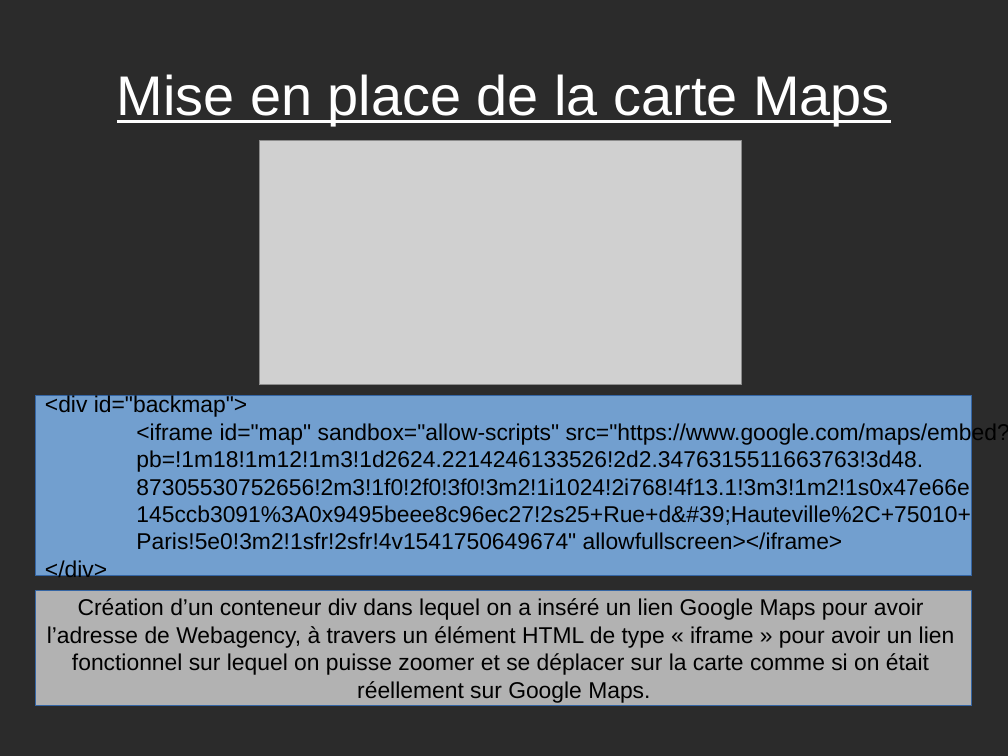
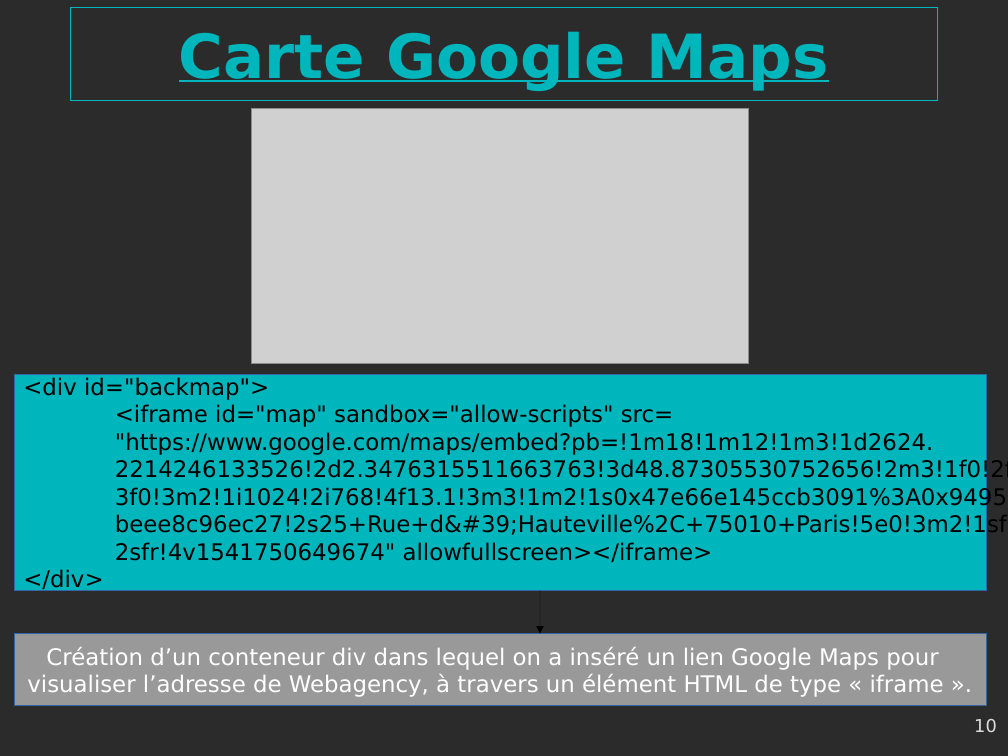
Before and after one commit to gambit13009/webagency, a slide deck: slide 10 of Webagency-presentation.odp (slide 9 before the commit). Drawn at 1008x756 pixels with LibreOffice and Linux fonts; fonts in the diff are those of the drawing; grey boxes stand for pictures; background and template pictures are left out; a plain dark background stands for a picture behind light text. Boxes give left, top, right and bottom in pixels: in the first picture for what was removed or moved away, otherwise in the second. Text is boxed around its words. In the diff, an @@ line names an element or a change of style, - is before the commit and + after.

```diff
--- a/Webagency-presentation.odp
+++ b/Webagency-presentation.odp
@@ title added at [70, 7, 938, 101], outline #00B6BD 0 pt, 48 pt, text #00B6BD, bold, underline @@
+Carte Google Maps
@@ title removed at [117, 74, 890, 125] @@
-Mise en place de la carte Maps
@@ picture: place and size @@
-picture at [259, 141, 742, 385]
+picture at [252, 108, 749, 363]
@@ rectangle "<div id="backmap">": place and size @@
-rectangle "<div id="backmap">" at [36, 396, 972, 576]
+rectangle "<div id="backmap">" at [15, 374, 987, 590]
@@ rectangle "<div id="backmap">" at [15, 374, 987, 590]: fill #729FCF to #00B6BD @@
@@ text in rectangle at [23, 377, 269, 593]: font Arial to DejaVu Sans in "<div id="backmap">", "</div>" @@
@@ text in rectangle at [115, 404, 1008, 562]: text changed; font Arial to DejaVu Sans @@
-<iframe id="map" sandbox="allow-scripts" src="https://www.google.com/maps/embed?
-pb=!1m18!1m12!1m3!1d2624.2214246133526!2d2.3476315511663763!3d48.
-87305530752656!2m3!1f0!2f0!3f0!3m2!1i1024!2i768!4f13.1!3m3!1m2!1s0x47e66e
-145ccb3091%3A0x9495beee8c96ec27!2s25+Rue+d&#39;Hauteville%2C+75010+
-Paris!5e0!3m2!1sfr!2sfr!4v1541750649674" allowfullscreen></iframe>
+<iframe id="map" sandbox="allow-scripts" src=
+"https://www.google.com/maps/embed?pb=!1m18!1m12!1m3!1d2624.
+2214246133526!2d2.3476315511663763!3d48.87305530752656!2m3!1f0!2f0!
+3f0!3m2!1i1024!2i768!4f13.1!3m3!1m2!1s0x47e66e145ccb3091%3A0x9495
+beee8c96ec27!2s25+Rue+d&#39;Hauteville%2C+75010+Paris!5e0!3m2!1sfr!
+2sfr!4v1541750649674" allowfullscreen></iframe>
@@ arrow added from (541, 591) to (541, 634), #000000 0 pt @@
@@ rectangle "Création d’un conteneur div dans ...": place and size @@
-rectangle "Création d’un conteneur div dans ..." at [36, 591, 972, 706]
+rectangle "Création d’un conteneur div dans ..." at [15, 634, 987, 706]
@@ rectangle "Création d’un conteneur div dans ..." at [15, 634, 987, 706]: fill #B2B2B2 to #999999 @@
@@ text in rectangle at [27, 647, 944, 697]: text changed; font Arial to DejaVu Sans; text colour #000000 to #FFFFFF @@
-Création d’un conteneur div dans lequel on a inséré un lien Google Maps pour avoir
-l’adresse de Webagency, à travers un élément HTML de type « iframe » pour avoir un lien
-fonctionnel sur lequel on puisse zoomer et se déplacer sur la carte comme si on était
-réellement sur Google Maps.
+Création d’un conteneur div dans lequel on a inséré un lien Google Maps pour
+visualiser l’adresse de Webagency, à travers un élément HTML de type « iframe ».
@@ page number added at [974, 719, 997, 732], 14 pt, text #DDDDDD @@
+10
```
Also in this commit, not shown: 9 other slides changed, 1 slide added, 5 other files.
